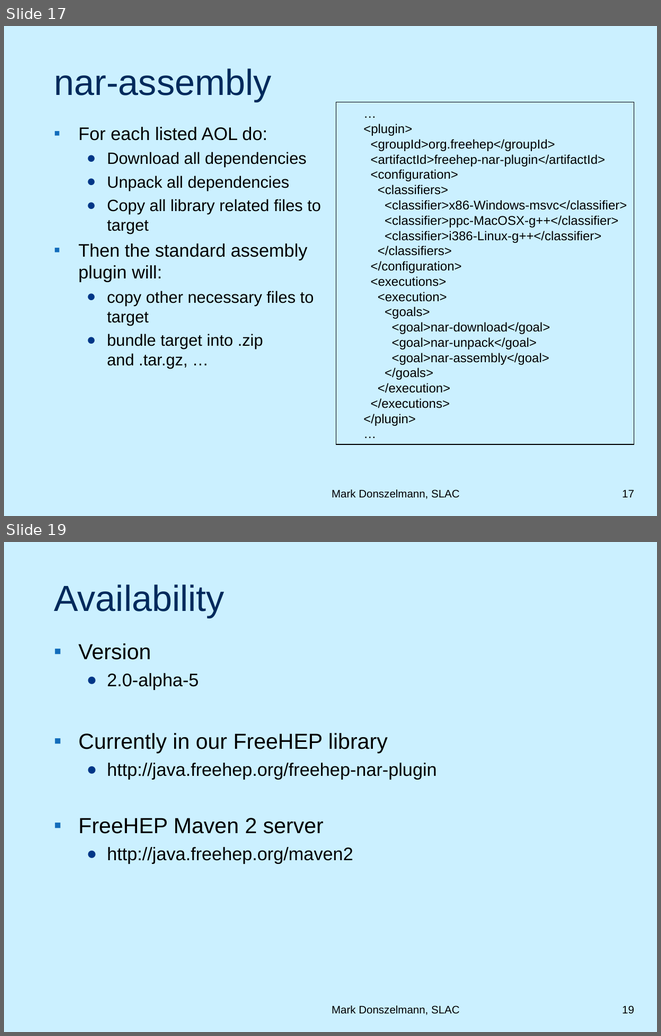
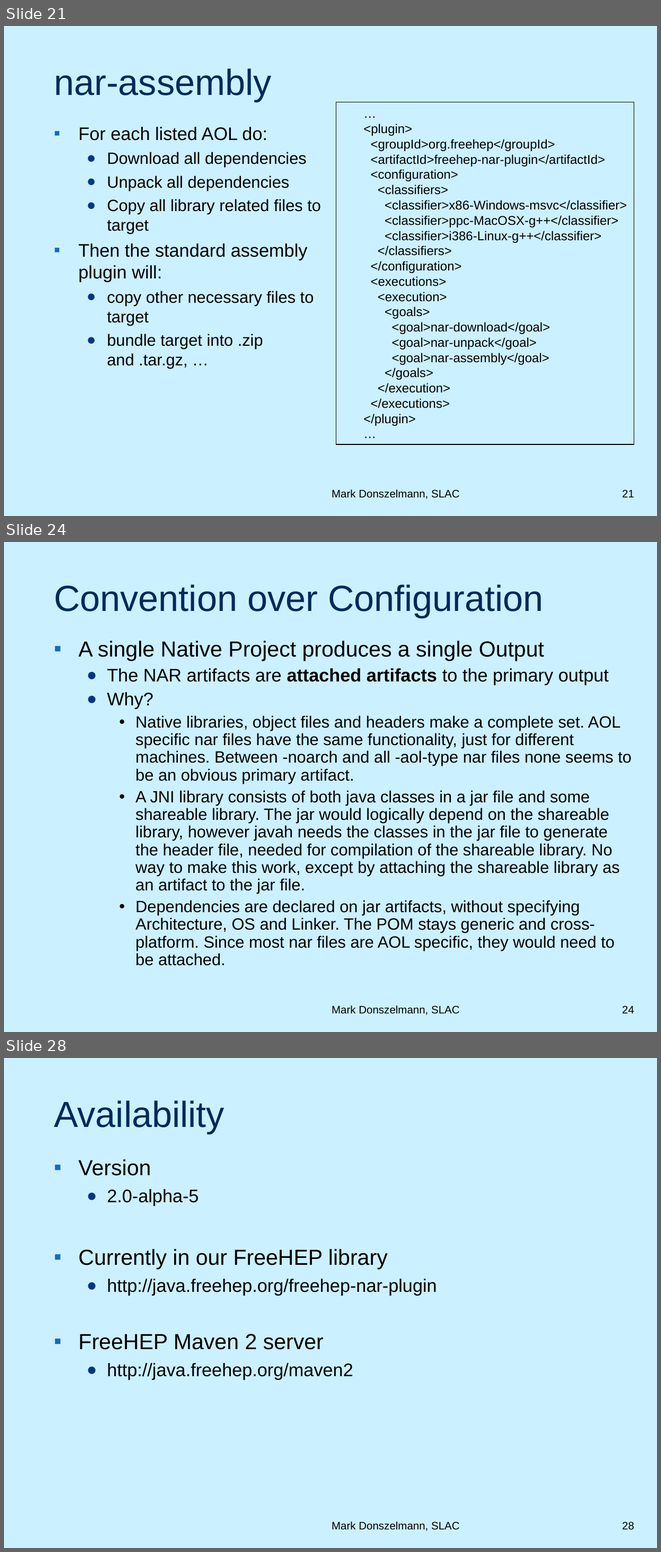
Before and after one commit to duns/freehep-nar-plugin, a slide deck: src/site/NARPlugin.ppt. Shown one above the other, each under a label of ours: slides 17 and 19 before the commit, slides 21, 24 and 28 after it; the slides between them are not shown. The pictures are 661x1036 and 661x1552 pixels, drawn with LibreOffice and Linux fonts; fonts in the diff are those of the drawing; background and template pictures are left out. Boxes give left, top, right and bottom in pixels: in the first picture for what was removed or moved away, otherwise in the second. Text is boxed around its words. In the diff, an @@ line names an element or a change of style, - is before the commit and + after.

```diff
--- a/src/site/NARPlugin.ppt
+++ b/src/site/NARPlugin.ppt
@@ slide 24 added at (x1=4, y1=542, x2=657, y2=1032), background picture (left out) @@
@@ title added at (x1=54, y1=584, x2=544, y2=617), 40 pt, text #00295B @@
+Convention over Configuration
@@ text added at (x1=78, y1=641, x2=632, y2=965), 18 pt, text #000000 @@
+▪ A single Native Project produces a single Output
+  ● The NAR artifacts are attached artifacts to the primary output
+  ● Why?
+    • Native libraries, object files and headers make a complete set. AOL specific nar files have the same functionality, just for different machines. Between -noarch and all -aol-type nar files none seems to be an obvious primary artifact.
+    • A JNI library consists of both java classes in a jar file and some shareable library. The jar would logically depend on the shareable library, however javah needs the classes in the jar file to generate the header file, needed for compilation of the shareable library. No way to make this work, except by attaching the shareable library as an artifact to the jar file.
+    • Dependencies are declared on jar artifacts, without specifying Architecture, OS and Linker. The POM stays generic and cross-platform. Since most nar files are AOL specific, they would need to be attached.
@@ text added at (x1=332, y1=1005, x2=460, y2=1015), 12 pt, text #000000 @@
+Mark Donszelmann, SLAC
@@ page number added at (x1=622, y1=1005, x2=634, y2=1013), 12 pt, text #000000 @@
+24
@@ what was slide 17 is now slide 21 @@
@@ page number at (x1=622, y1=489, x2=634, y2=497): text changed @@
-17
+21
@@ what was slide 19 is now slide 28 @@
@@ page number at (x1=622, y1=1521, x2=634, y2=1530): text changed @@
-19
+28
```
Also in this commit, not shown: 11 slides changed, 9 other slides added, 1 other file.
